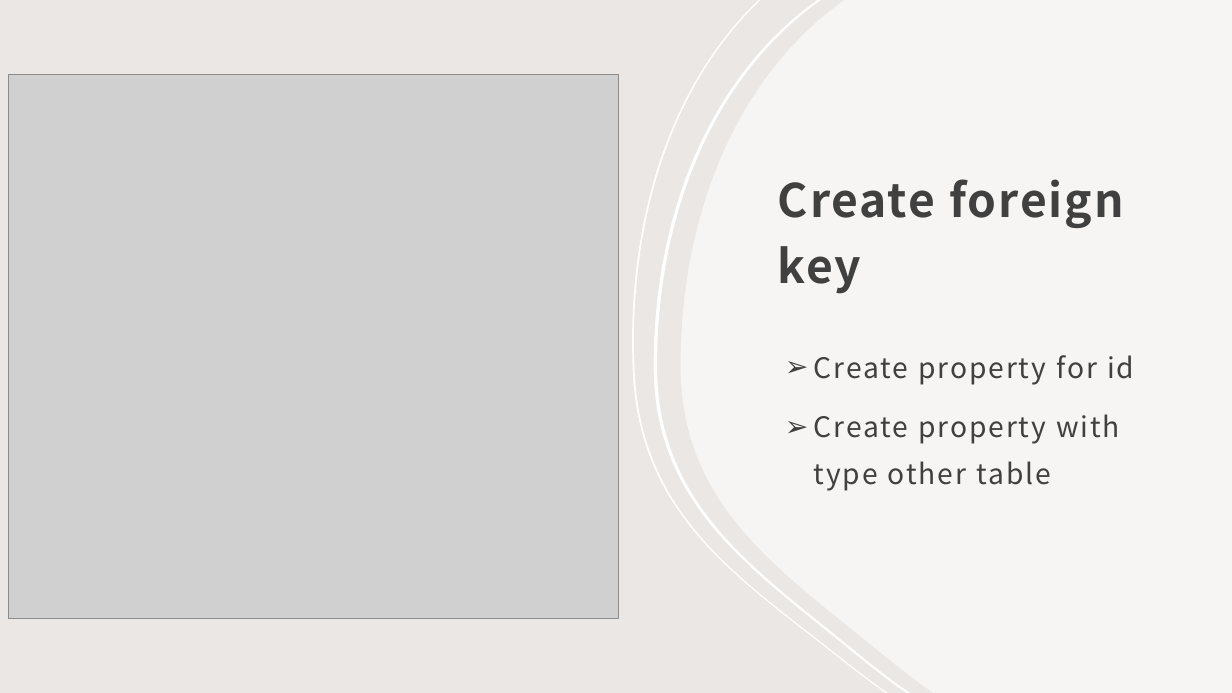
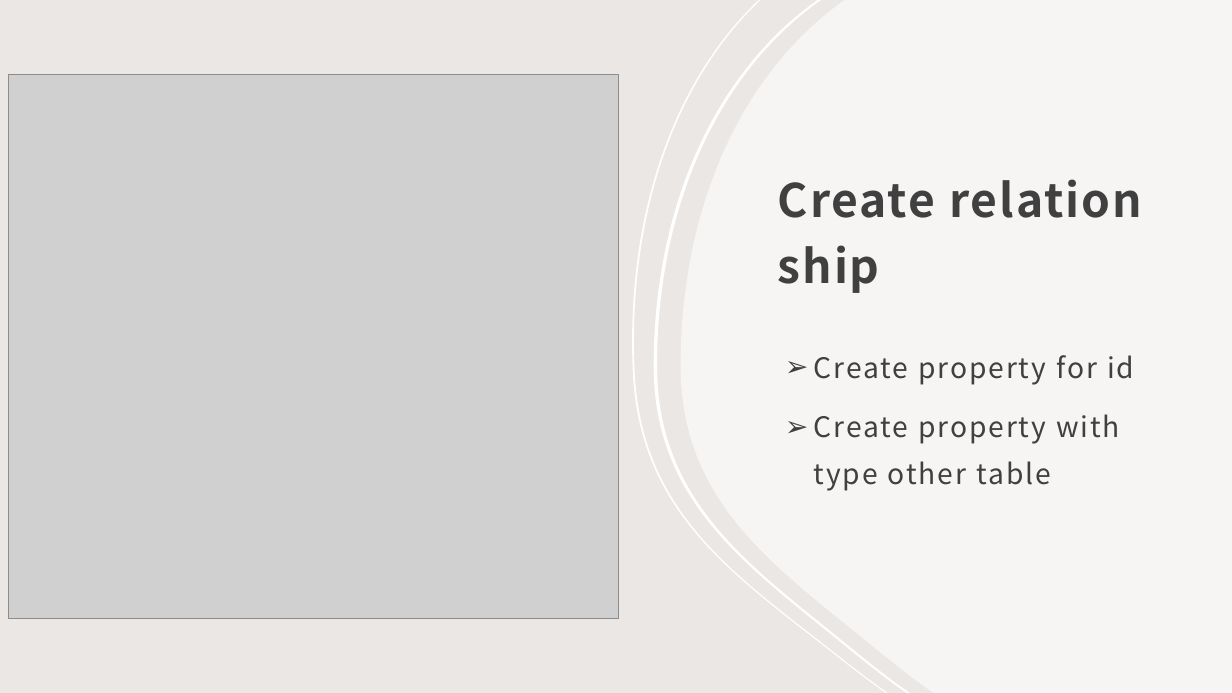
Before and after one commit to dimitarkole/ITSuccess, a slide deck: slide 8 of Lessons/01.03 Entity framework.pptx (slide 7 before the commit). Drawn at 1232x693 pixels with LibreOffice and Linux fonts; fonts in the diff are those of the drawing; grey boxes stand for pictures. Boxes give left, top, right and bottom in pixels: in the first picture for what was removed or moved away, otherwise in the second. Text is boxed around its words. In the diff, an @@ line names an element or a change of style, - is before the commit and + after.

```diff
--- a/Lessons/01.03 Entity framework.pptx
+++ b/Lessons/01.03 Entity framework.pptx
@@ title at [778, 179, 1142, 293]: text changed @@
-Create foreign key
+Create relation ship
```
Also in this commit, not shown: 1 slide added.
